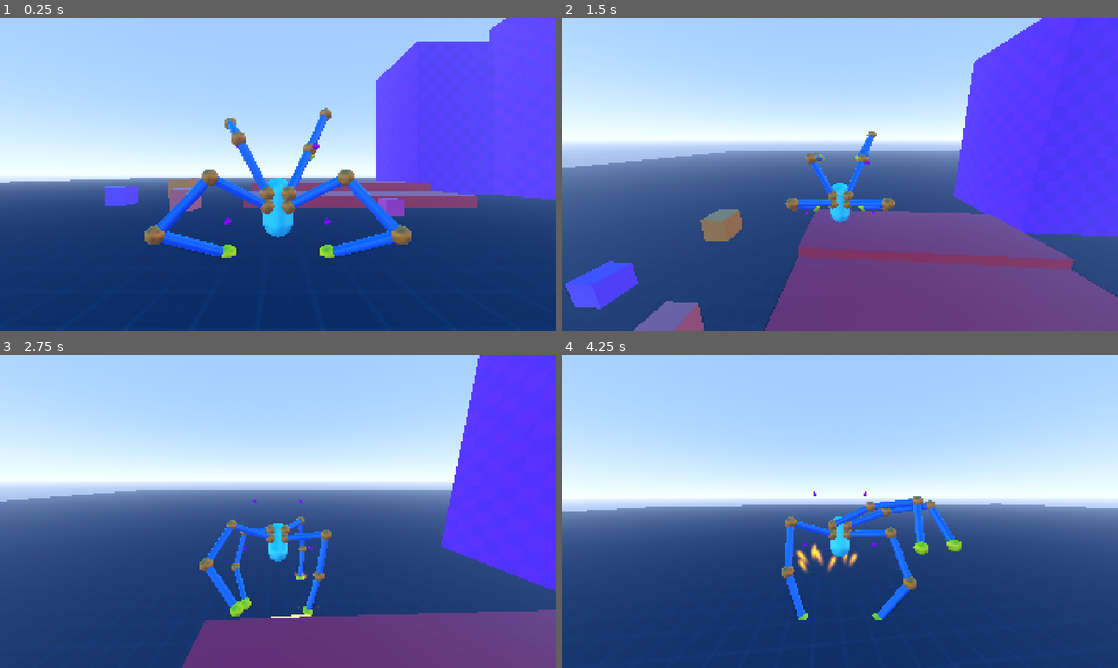
Above: before the commit, frames 1-4 (two rows, left to right).
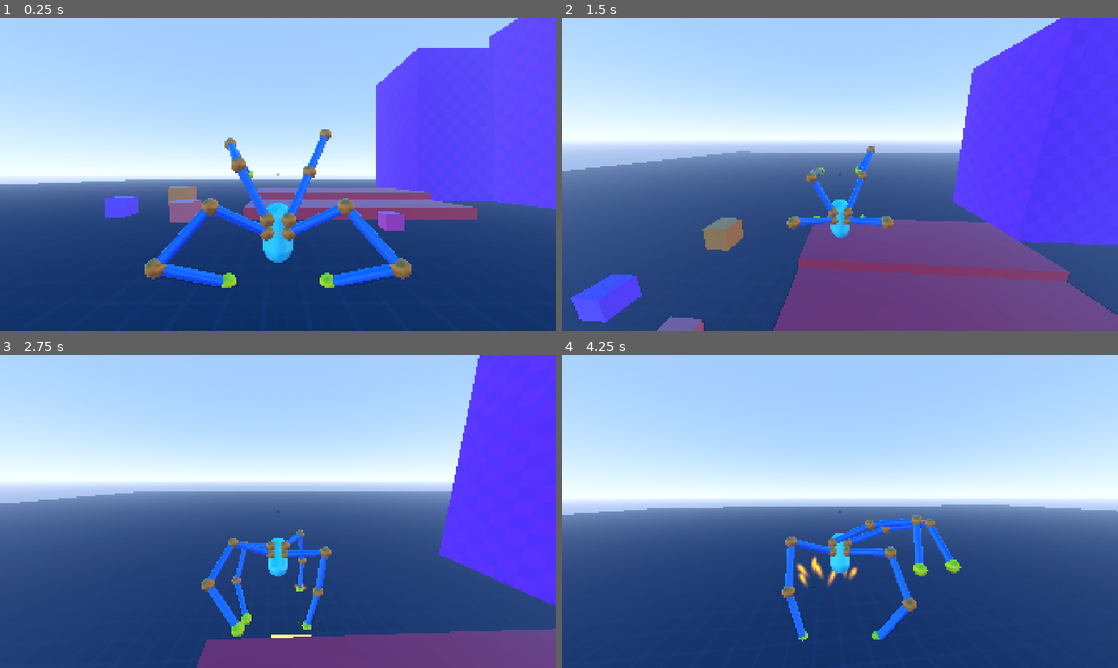
Above: after the commit, the same moments.

Repository: lliamsymonds04/doc-oc
Game: Godot game, scene res://main.tscn
Same seed, same stepped clock (60 frames per second), same inputs: the game is played once before the commit and once after it.
Inputs (mouse positions are in pixels of both pictures, inside the frame that each line leads up to):
- Up to frame 1 (0.25 s): no input
- Up to frame 2 (1.5 s): move the mouse to (867, 174) at 0.52 s; hold Shift (sprint) 0.53-1.28 s; hold W (forward) from 0.53 s (still down); tap Space (jump) at 0.77 s; move the mouse to (812, 174) at 1.27 s; tap Shift (sprint) at 1.35 s
- Up to frame 3 (2.75 s): keep holding W (forward); tap Space (jump) at 1.52 s; move the mouse to (289, 505) at 2.02 s; hold Shift (sprint) from 2.03 s (still down)
- Up to frame 4 (4.25 s): keep holding W (forward); move the mouse to (834, 517) at 2.77 s; release Shift (sprint) at 2.78 s; tap Shift (sprint) at 2.85 s; tap Space (jump) at 3.02, 3.77 s; move the mouse to (878, 514) at 3.52 s; hold Shift (sprint) from 3.53 s (still down)

The runs differ from the first frame. In frame 1, 13% of the frame differs, in the area x 0-100%, y 0-100%; in frame 2, 11%; in frame 3, 8.5%; in frame 4, 5.7%.

Commit message:
feat: crosshair

Diff:
--- a/main.tscn
+++ b/main.tscn
@@ -6,6 +6,7 @@
 [ext_resource type="PackedScene" uid="uid://brn1hvq3t07v6" path="res://assets/vfx/step.tscn" id="3_lquwl"]
 [ext_resource type="AudioStream" uid="uid://1sxmmmntjnfy" path="res://assets/audio/footstep.ogg" id="4_7mycd"]
 [ext_resource type="AudioStream" uid="uid://i3cgbpcxm2xh" path="res://assets/audio/small_servo.ogg" id="5_3rvo"]
+[ext_resource type="PackedScene" uid="uid://fqe70d8uduc6" path="res://ui/hud.tscn" id="8_5vw27"]
 [ext_resource type="Script" uid="uid://c34dnohk30mk" path="res://systems/util/debug_ray_drawer.gd" id="9_dbg"]
 
 [sub_resource type="StandardMaterial3D" id="FloorMat"]
@@ -168,3 +169,5 @@
 
 [node name="DebugRayDrawer" type="Node3D" parent="." unique_id=821449203]
 script = ExtResource("9_dbg")
+
+[node name="Hud" parent="." unique_id=1447860461 instance=ExtResource("8_5vw27")]
--- a/systems/player/player.tscn
+++ b/systems/player/player.tscn
@@ -41,13 +41,6 @@
 
 [sub_resource type="CapsuleMesh" id="CapsuleMesh_m2c1y"]
 
-[sub_resource type="StandardMaterial3D" id="StandardMaterial3D_pftr6"]
-albedo_color = Color(1, 0, 1, 1)
-
-[sub_resource type="SphereMesh" id="SphereMesh_m2c1y"]
-radius = 0.1
-height = 0.2
-
 [node name="Player" type="CharacterBody3D" unique_id=1831706131 node_paths=PackedStringArray("arm_mounts", "leg_mounts")]
 collision_layer = 2
 script = ExtResource("1_ktl23")
@@ -67,7 +60,7 @@
 
 [node name="CameraController" type="SpringArm3D" parent="." unique_id=889996896]
 physics_interpolation_mode = 2
-transform = Transform3D(1, 0, 0, 0, 1, 0, 0, 0, 1, 0, 2.1461957, 0)
+transform = Transform3D(1, 0, 0, 0, 1, 0, 0, 0, 1, 0, 3, 0)
 spring_length = 7.0
 script = ExtResource("1_2anqx")
 sensitivity = 0.04
@@ -108,10 +101,6 @@
 [node name="WallProbe" type="Node3D" parent="TiltPivot/ArmTopLeft" unique_id=2115885880]
 transform = Transform3D(1, 0, 0, 0, 1, 0, 0, 0, 1, -0.9, 1.553, 0)
 
-[node name="DebugMesh" type="MeshInstance3D" parent="TiltPivot/ArmTopLeft/WallProbe" unique_id=1488078873]
-material_override = SubResource("StandardMaterial3D_pftr6")
-mesh = SubResource("SphereMesh_m2c1y")
-
 [node name="ArmTopRight" type="Node3D" parent="TiltPivot" unique_id=2058179573 node_paths=PackedStringArray("vertical_mount", "horizontal_mount")]
 transform = Transform3D(1, 0, 0, 0, 1, 0, 0, 0, 1, 0.353, 1.5054998, 0.377)
 script = ExtResource("2_fqfg4")
@@ -134,10 +123,6 @@
 [node name="WallProbe" type="Node3D" parent="TiltPivot/ArmTopRight" unique_id=696696143]
 transform = Transform3D(1, 0, 0, 0, 1, 0, 0, 0, 1, 0.9, 1.553, 0)
 
-[node name="DebugMesh" type="MeshInstance3D" parent="TiltPivot/ArmTopRight/WallProbe" unique_id=1285604622]
-material_override = SubResource("StandardMaterial3D_pftr6")
-mesh = SubResource("SphereMesh_m2c1y")
-
 [node name="ArmLeft" type="Node3D" parent="TiltPivot" unique_id=241021393 node_paths=PackedStringArray("vertical_mount", "horizontal_mount")]
 transform = Transform3D(1, 0, 0, 0, 1, 0, 0, 0, 1, -0.353, 1.0994998, 0.377)
 script = ExtResource("2_fqfg4")
@@ -157,10 +142,6 @@
 [node name="WallProbe" type="Node3D" parent="TiltPivot/ArmLeft" unique_id=964169628]
 transform = Transform3D(1, 0, 0, 0, 1, 0, 0, 0, 1, -1.283, -0.5, 0)
 
-[node name="DebugMesh" type="MeshInstance3D" parent="TiltPivot/ArmLeft/WallProbe" unique_id=1384942331]
-material_override = SubResource("StandardMaterial3D_pftr6")
-mesh = SubResource("SphereMesh_m2c1y")
-
 [node name="ArmRight" type="Node3D" parent="TiltPivot" unique_id=714455465 node_paths=PackedStringArray("vertical_mount", "horizontal_mount")]
 transform = Transform3D(1, 0, 0, 0, 1, 0, 0, 0, 1, 0.353, 1.0994998, 0.377)
 script = ExtResource("2_fqfg4")
@@ -179,7 +160,3 @@
 
 [node name="WallProbe" type="Node3D" parent="TiltPivot/ArmRight" unique_id=1227139099]
 transform = Transform3D(1, 0, 0, 0, 1, 0, 0, 0, 1, 1.254, -0.5, 0)
-
-[node name="DebugMesh" type="MeshInstance3D" parent="TiltPivot/ArmRight/WallProbe" unique_id=1864961534]
-material_override = SubResource("StandardMaterial3D_pftr6")
-mesh = SubResource("SphereMesh_m2c1y")
--- /dev/null
+++ b/ui/crosshair.tscn
@@ -0,0 +1,28 @@
+[gd_scene format=3 uid="uid://d07l4xvcqt7ft"]
+
+[ext_resource type="Texture2D" uid="uid://bhmu4csbp3wdp" path="res://assets/ui/crosshair-000.png" id="1_1gxxw"]
+
+[node name="Crosshair" type="Control" unique_id=682692616]
+layout_mode = 3
+anchors_preset = 15
+anchor_right = 1.0
+anchor_bottom = 1.0
+grow_horizontal = 2
+grow_vertical = 2
+size_flags_horizontal = 6
+size_flags_vertical = 6
+
+[node name="TextureRect" type="TextureRect" parent="." unique_id=933732587]
+layout_mode = 1
+anchors_preset = 8
+anchor_left = 0.5
+anchor_top = 0.5
+anchor_right = 0.5
+anchor_bottom = 0.5
+offset_left = -37.0
+offset_top = -37.0
+offset_right = 37.0
+offset_bottom = 37.0
+grow_horizontal = 2
+grow_vertical = 2
+texture = ExtResource("1_1gxxw")
--- /dev/null
+++ b/ui/hud.tscn
@@ -0,0 +1,7 @@
+[gd_scene format=3 uid="uid://fqe70d8uduc6"]
+
+[ext_resource type="PackedScene" uid="uid://d07l4xvcqt7ft" path="res://ui/crosshair.tscn" id="1_rbyyf"]
+
+[node name="Hud" type="CanvasLayer" unique_id=395865671]
+
+[node name="Crosshair" parent="." unique_id=682692616 instance=ExtResource("1_rbyyf")]
Binary file added: assets/ui/crosshair-000.png
Not shown, added: assets/ui/crosshair-000.png.import
